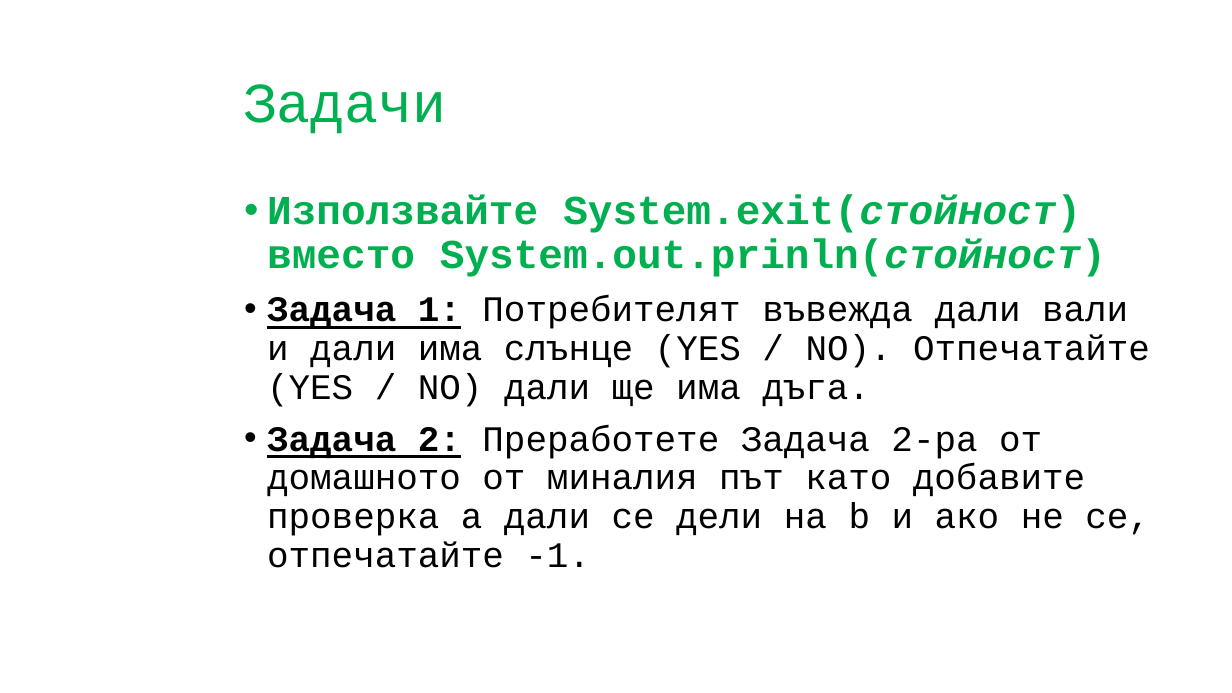
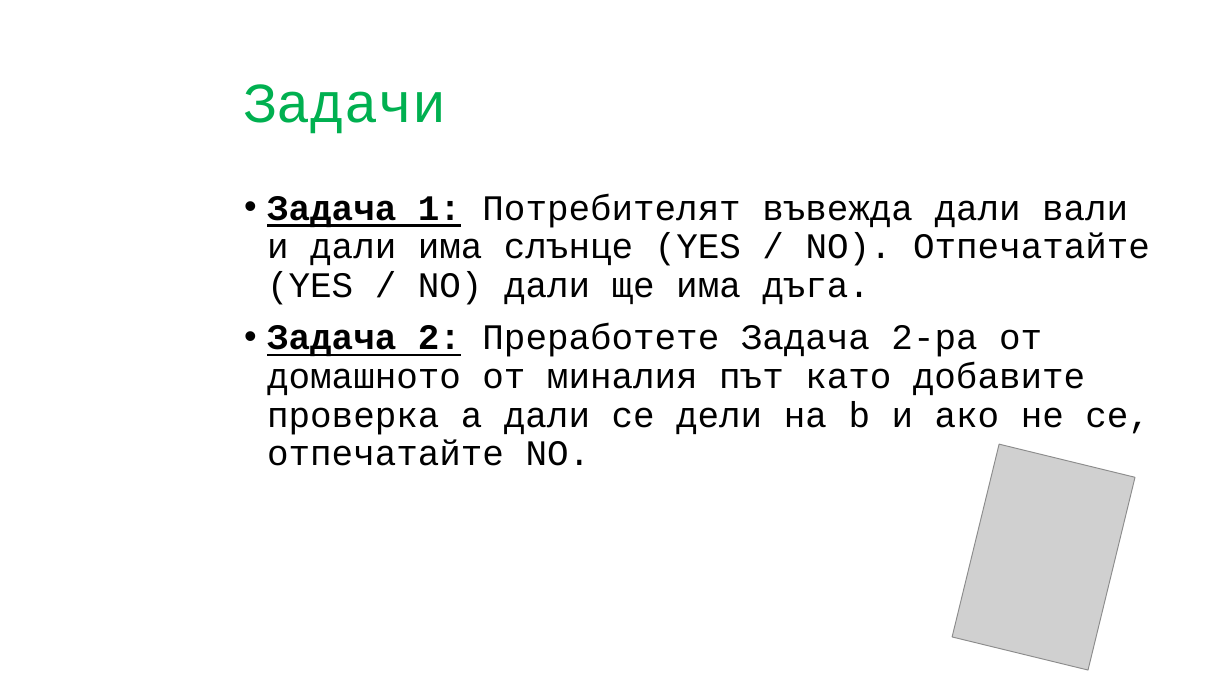
Before and after one commit to CoderDojoBulgaria/CoderDojo-2020-Autumn, a slide deck: slide 18 of Algo_Coding_Java/Presentations/Statements_and_Conditions.pptx. Drawn at 1232x693 pixels with LibreOffice and Linux fonts; fonts in the diff are those of the drawing; grey boxes stand for pictures; background and template pictures are left out. Boxes give left, top, right and bottom in pixels: in the first picture for what was removed or moved away, otherwise in the second. Text is boxed around its words. In the diff, an @@ line names an element or a change of style, - is before the commit and + after.

Commit message:
Last changes

```diff
--- a/Algo_Coding_Java/Presentations/Statements_and_Conditions.pptx
+++ b/Algo_Coding_Java/Presentations/Statements_and_Conditions.pptx
@@ text at <box>267,194,1106,277</box>: paragraph removed @@
-• Използвайте System.exit(стойност) вместо System.out.prinln(стойност)
@@ text at <box>267,324,1150,466</box>: text changed @@
-• Задача 2: Преработете Задача 2-ра от домашното от миналия път като добавите проверка а дали се дели на b и ако не се, отпечатайте -1.
+• Задача 2: Преработете Задача 2-ра от домашното от миналия път като добавите проверка а дали се дели на b и ако не се, отпечатайте NO.
@@ picture added at <box>953,445,1135,671</box> @@
```
